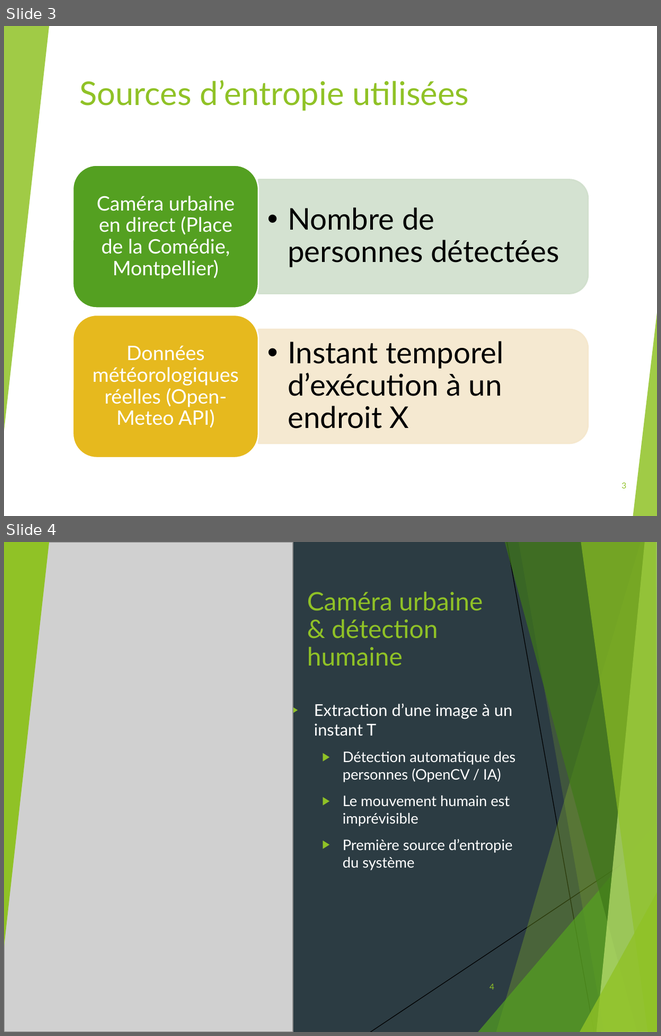
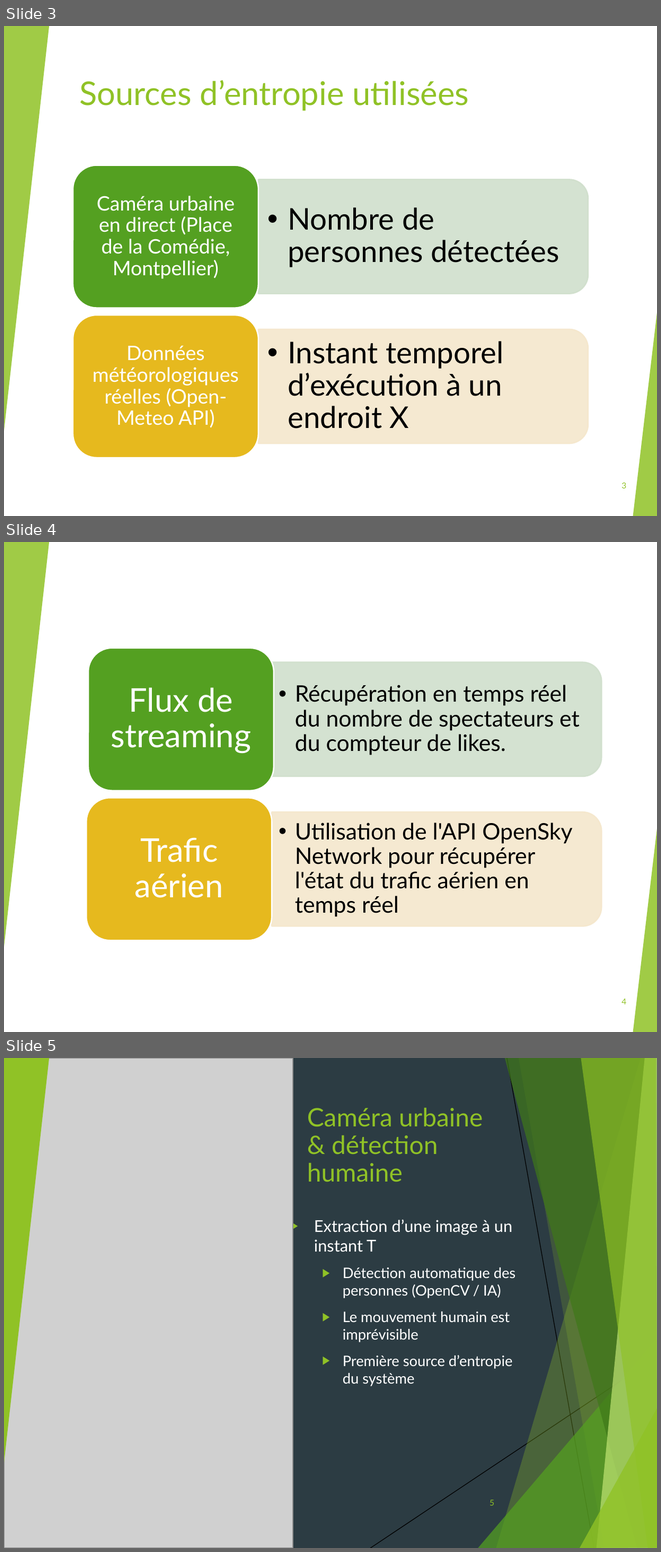
Before and after one commit to thorbeorn/EPSI-M1-Cryptographie-Chiffrement-Entropy-generator, a slide deck: présentation.pptx. Shown one above the other, each under a label of ours: slides 3 and 4 before the commit, slides 3, 4 and 5 after it. The pictures are 661x1036 and 661x1552 pixels, drawn with LibreOffice and Linux fonts; fonts in the diff are those of the drawing; grey boxes stand for pictures. Boxes give left, top, right and bottom in pixels: in the first picture for what was removed or moved away, otherwise in the second. Text is boxed around its words. In the diff, an @@ line names an element or a change of style, - is before the commit and + after.

```diff
--- a/présentation.pptx
+++ b/présentation.pptx
@@ slide 4 added at (x1=4, y1=542, x2=657, y2=1032), background #FFFFFF; not listed: 10 template elements that a slide beside it also shows @@
@@ rectangle added at (x1=4, y1=542, x2=657, y2=1032), fill #FFFFFF @@
@@ triangle added at (x1=4, y1=542, x2=49, y2=947), fill #90C226 at 85% opacity @@
@@ group added at (x1=86, y1=648, x2=601, y2=940): 4 texts, 2 round same rects, 2 rounded rectangles @@
+  • Récupération en temps réel du nombre de spectateurs et du compteur de likes.
+Flux de streaming
+  • Utilisation de l'API OpenSky Network pour récupérer l'état du trafic aérien en temps réel
+Trafic aérien
@@ triangle added at (x1=633, y1=829, x2=657, y2=1032), fill #90C226 at 85% opacity @@
@@ page number added at (x1=621, y1=998, x2=626, y2=1004), 9 pt, text #90C226 @@
+4
@@ what was slide 4 is now slide 5 @@
@@ page number at (x1=489, y1=1499, x2=494, y2=1505): text changed @@
-4
+5
```
Also in this commit, not shown: 1 slide changed.
